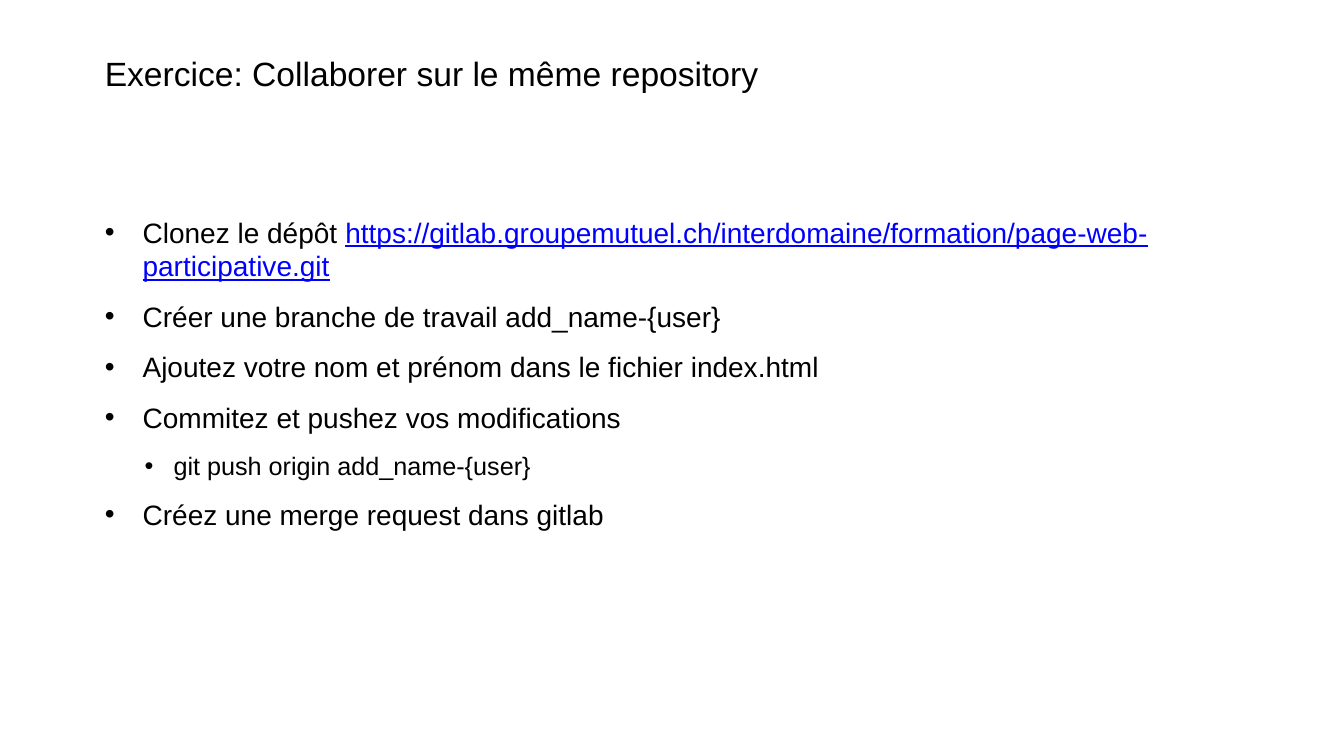
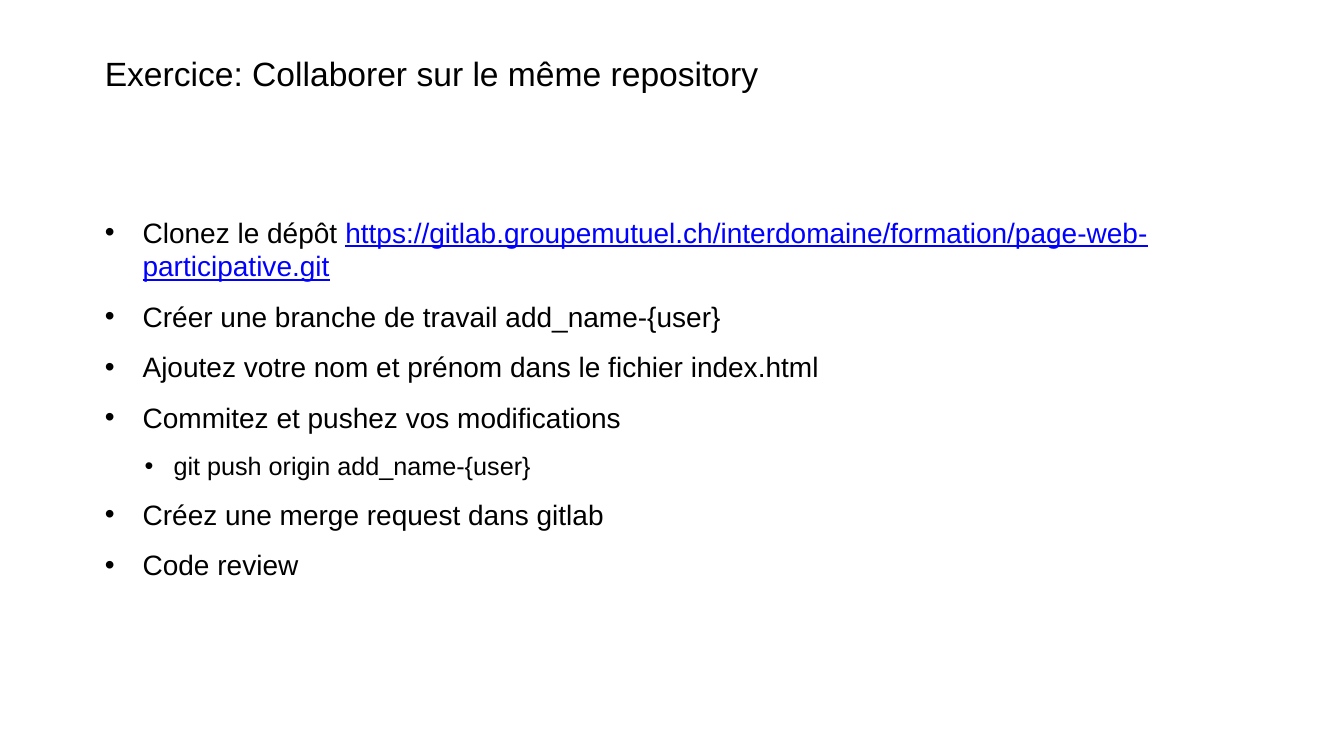
Before and after one commit to Xaviou1003/formation-git, a slide deck: slide 39 of Formation Git - basique.pptx. Drawn at 1344x756 pixels with LibreOffice and Linux fonts; fonts in the diff are those of the drawing; background and template pictures are left out. Boxes give left, top, right and bottom in pixels: in the first picture for what was removed or moved away, otherwise in the second. Text is boxed around its words. In the diff, an @@ line names an element or a change of style, - is before the commit and + after.

```diff
--- a/Formation Git - basique.pptx
+++ b/Formation Git - basique.pptx
@@ text at <box>143,554,298,576</box>: paragraph added @@
+• Code review
```
Also in this commit, not shown: 6 other slides changed.
